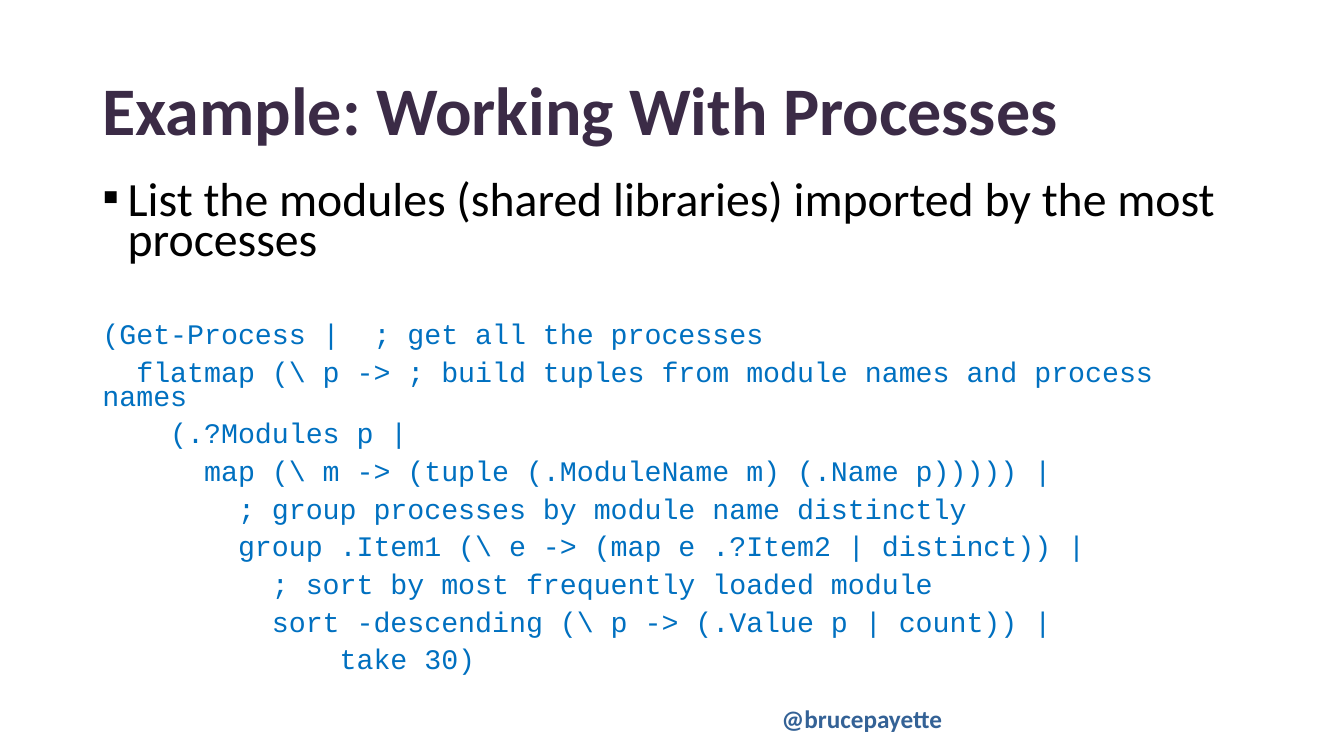
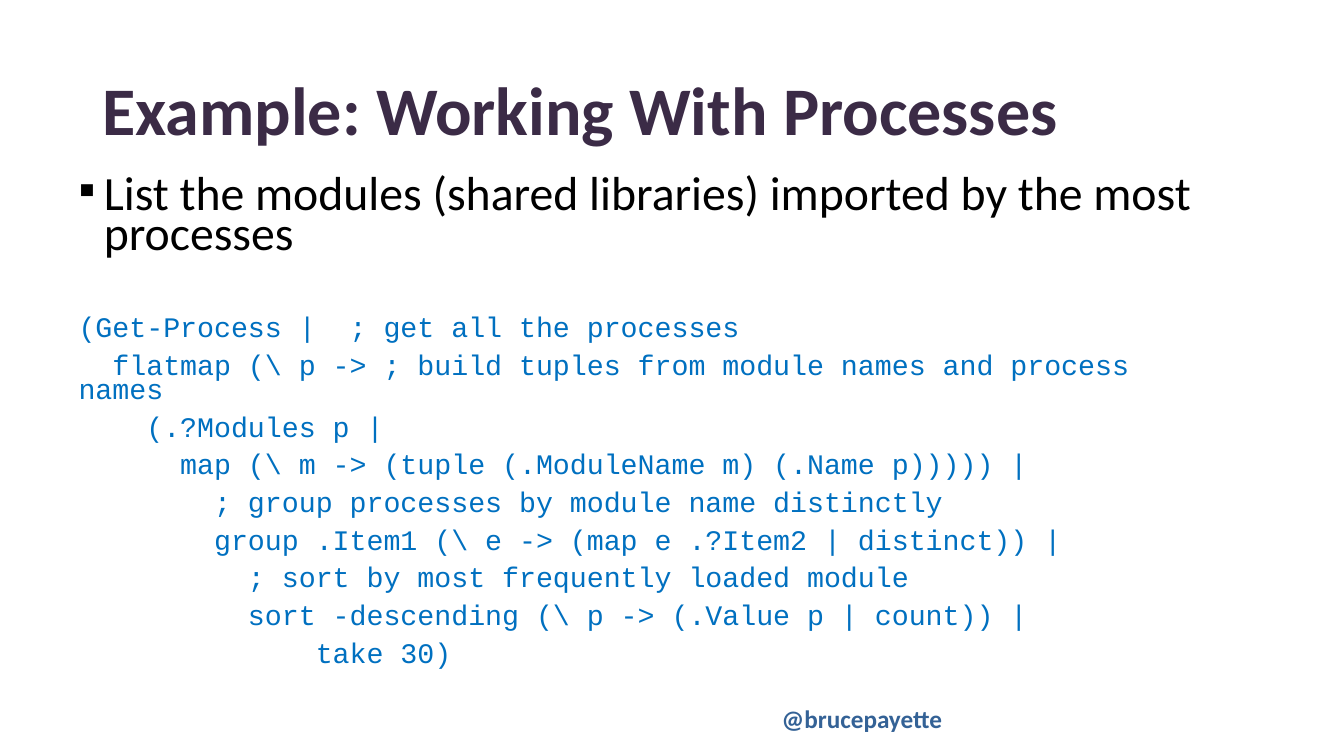
Before and after one commit to BrucePay/BraidLang, a slide deck: slide 17 of PSCONFEU23_payette_braid.pptx. Drawn at 1344x756 pixels with LibreOffice and Linux fonts; fonts in the diff are those of the drawing; background and template pictures are left out. Boxes give left, top, right and bottom in pixels: in the first picture for what was removed or moved away, otherwise in the second. Text is boxed around its words. In the diff, an @@ line names an element or a change of style, - is before the commit and + after.

```diff
--- a/PSCONFEU23_payette_braid.pptx
+++ b/PSCONFEU23_payette_braid.pptx
@@ text "List the modules (shared libraries) ...": place and size @@
-text "List the modules (shared libraries) ..." at box(102, 181, 1214, 675)
+text "List the modules (shared libraries) ..." at box(79, 175, 1190, 669)
```
Also in this commit, not shown: 3 other slides changed, 1 slide added, 1 other file.
